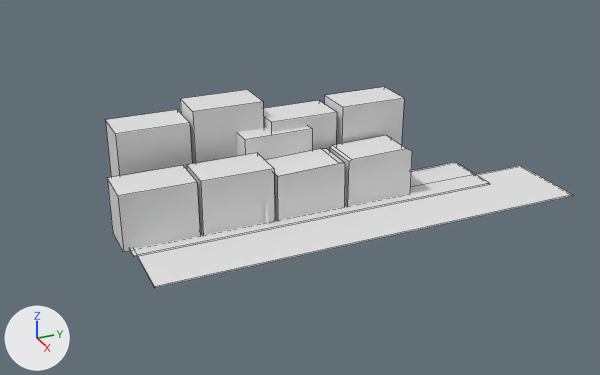
Renders of the OBJ model public/tempBG.obj from each side of a commit.
Both versions are drawn from a camera (50 mm lens) standing at (2369.0, -963.0, 1301.0) and looking at (-72.0, 136.0, 80.0). The lights are fixed; the arrows at lower left show +X, +Y and +Z. Mesh edges are drawn as thin lines on the coarser meshes. Where no turn or scale is listed for an object, it has been applied to the vertices.
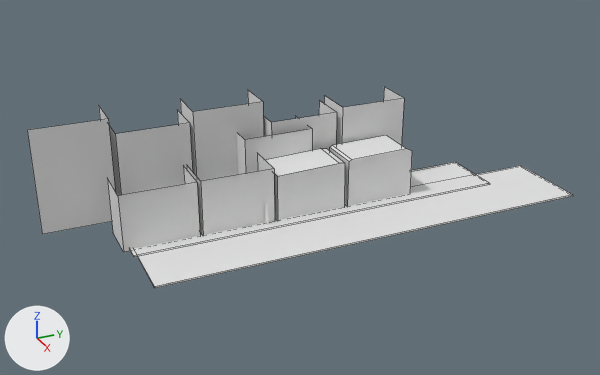
What differs and where, as boxes (x1, y1, x2, y2) in the pictures (600 x 375 px):
'Cube.012_Cube.013', added: after (27, 106, 116, 234)
'Cube.011', reshaped: before (107, 165, 200, 252); after (107, 166, 200, 252)
'Cube.007', reshaped: before (106, 110, 192, 177); after (109, 110, 193, 196)
'Cube.006', reshaped: before (180, 90, 264, 164); after (180, 90, 264, 181)
'Cube.008', reshaped: before (263, 100, 337, 151); after (263, 101, 337, 151)
'Cube.005', reshaped: before (237, 126, 312, 160); after (237, 116, 312, 175)
part 1 of me_cube_001, deleted: before (187, 153, 274, 181)
part 2 of me_cube_005, deleted: before (237, 126, 312, 140)
part 3 of me_cube_006, deleted: before (181, 90, 263, 112)
part 4 of me_cube_007, deleted: before (106, 110, 189, 134)
part 5 of me_cube_008, deleted: before (263, 100, 337, 122)
part 6 of me_cube_010, deleted: before (325, 87, 403, 107)
part 7 of me_cube_011, deleted: before (108, 165, 197, 196)

Patch to the scene script:
```diff
--- a/public/tempBG.obj.py
+++ b/public/tempBG.obj.py
@@ me_cube_001 @@
 me_cube_001.from_pydata(...)  # 8 vertices, 6 faces; spans x -179.0..-26.0, y -241.0..19.0, z -10.0..191.0
 # verts and faces of me_cube_001; kept vertices keep their numbers, new ones are numbered from 8
+# me_cube_001 part 1
+delete_faces([(0, 4, 6, 2), (4, 5, 7, 6), (1, 3, 7, 5)])
 me_cube_001.materials.append(mat_material_001)
@@ me_cube_005 @@
 me_cube_005.from_pydata(...)  # 8 vertices, 6 faces; spans x -331.0..-178.0, y -28.0..232.0, z -10.0..250.0
 # verts and faces of me_cube_005; kept vertices keep their numbers, new ones are numbered from 8
+# me_cube_005 part 2
+delete_faces([(0, 4, 6, 2), (4, 5, 7, 6), (1, 3, 7, 5)])
 me_cube_005.materials.append(mat_material_004)
@@ me_cube_006 @@
 me_cube_006.from_pydata(...)  # 8 vertices, 6 faces; spans x -411.0..-258.0, y -184.0..75.0, z -12.0..349.0
 # verts and faces of me_cube_006; kept vertices keep their numbers, new ones are numbered from 8
+# me_cube_006 part 3
+delete_faces([(0, 4, 6, 2), (4, 5, 7, 6), (1, 3, 7, 5)])
 me_cube_006.materials.append(mat_material_005)
@@ me_cube_007 @@
 me_cube_007.from_pydata(...)  # 8 vertices, 6 faces; spans x -419.0..-266.0, y -455.0..-195.0, z -11.0..307.0
 # verts and faces of me_cube_007; kept vertices keep their numbers, new ones are numbered from 8
+# me_cube_007 part 4
+delete_faces([(0, 4, 6, 2), (4, 5, 7, 6), (1, 3, 7, 5)])
 me_cube_007.materials.append(mat_material_006)
@@ me_cube_008 @@
 me_cube_008.from_pydata(...)  # 8 vertices, 6 faces; spans x -359.0..-206.0, y 85.0..344.0, z 27.0..287.0
 # verts and faces of me_cube_008; kept vertices keep their numbers, new ones are numbered from 8
+# me_cube_008 part 5
+delete_faces([(0, 4, 6, 2), (4, 5, 7, 6), (1, 3, 7, 5)])
 me_cube_008.materials.append(mat_material_007)
@@ me_cube_010 @@
 me_cube_010.from_pydata(...)  # 8 vertices, 6 faces; spans x -348.0..-196.0, y 361.0..621.0, z -11.0..307.0
 # verts and faces of me_cube_010; kept vertices keep their numbers, new ones are numbered from 8
+# me_cube_010 part 6
+delete_faces([(0, 4, 6, 2), (4, 5, 7, 6), (1, 3, 7, 5)])
 me_cube_010.materials.append(mat_material_009)
@@ me_cube_011 @@
 me_cube_011.from_pydata(...)  # 8 vertices, 6 faces; spans x -179.0..-26.0, y -512.0..-252.0, z -10.0..191.0
 # verts and faces of me_cube_011; kept vertices keep their numbers, new ones are numbered from 8
+# me_cube_011 part 7
+delete_faces([(0, 4, 6, 2), (4, 5, 7, 6), (1, 3, 7, 5)])
 me_cube_011.materials.append(mat_material_010)
@@ me_cube_012_cube_013 @@
+me_cube_012_cube_013.from_pydata([(-266.0, -473.0, 363.0), (-266.0, -473.0, -12.0), (-266.0, -733.0, 363.0), (-266.0, -733.0, -12.0), (-419.0, -473.0, 363.0), (-419.0, -473.0, -12.0)], [], [(1, 0, 2, 3), (5, 4, 0, 1)])
+me_cube_012_cube_013.materials.append(mat_material_012)  # white #e7e7e7
@@ ob_cube_012_cube_013 @@
+ob_cube_012_cube_013 = bpy.data.objects.new('Cube.012_Cube.013', me_cube_012_cube_013)
+ob_cube_012_cube_013.location = (0.0, 0.0, 0.0)
```
